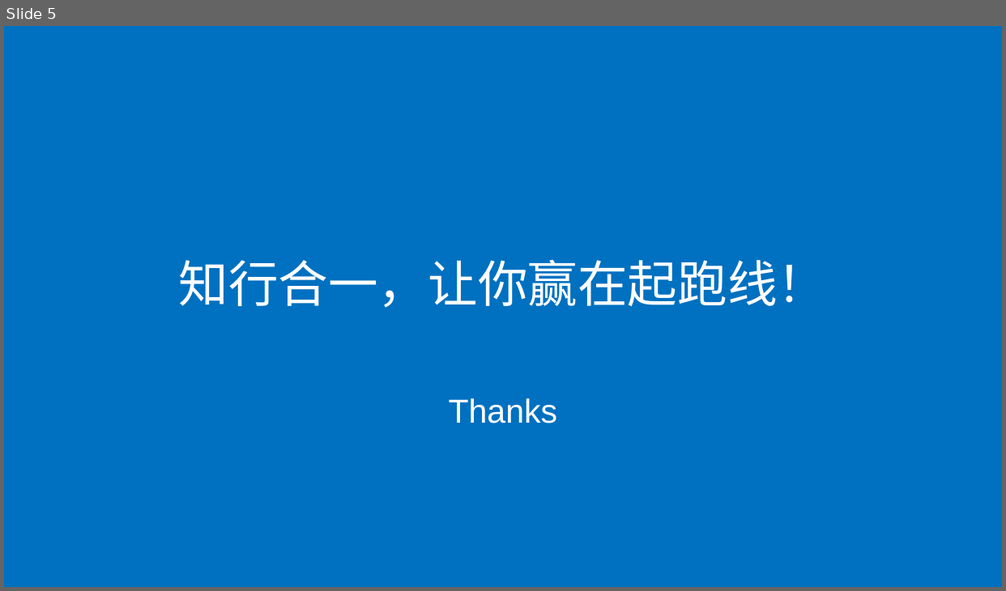
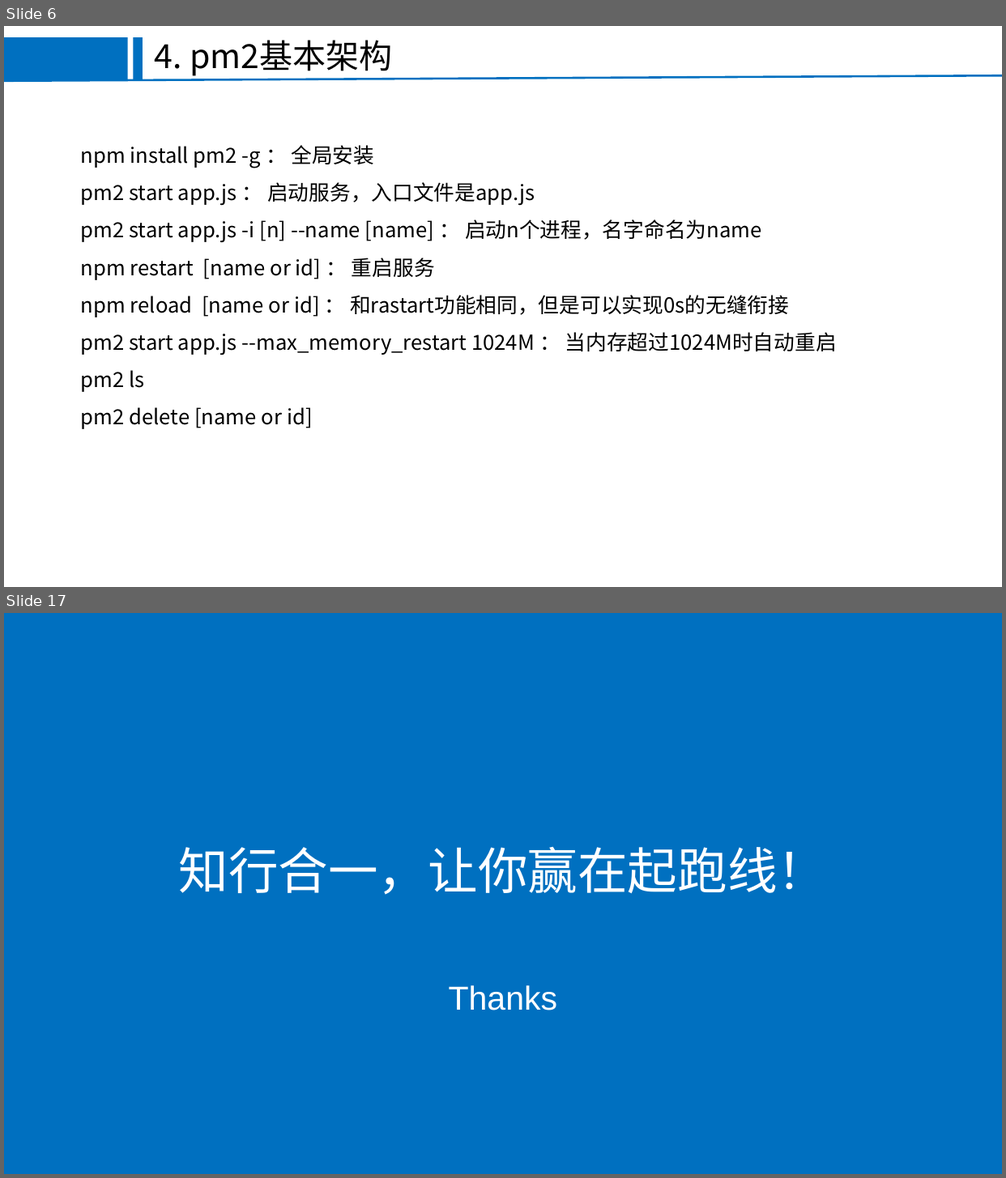
Before and after one commit to FEjohnny/demos, a slide deck: pm2/pm2.pptx. Shown one above the other, each under a label of ours: slide 5 before the commit, slides 6 and 17 after it; the slides between them are not shown. The pictures are 1006x591 and 1006x1178 pixels, drawn with LibreOffice and Linux fonts; fonts in the diff are those of the drawing; background and template pictures are left out. Boxes give left, top, right and bottom in pixels: in the first picture for what was removed or moved away, otherwise in the second. Text is boxed around its words. In the diff, an @@ line names an element or a change of style, - is before the commit and + after.

```diff
--- a/pm2/pm2.pptx
+++ b/pm2/pm2.pptx
@@ slide 6 added at (4, 26, 1002, 587), background #FFFFFF @@
@@ rectangle added at (4, 37, 127, 80), fill #0070C0 @@
@@ rectangle added at (134, 37, 143, 80), fill #0070C0 @@
@@ text added at (155, 40, 393, 76), 32 pt, text #000000 @@
+4. pm2基本架构
@@ line added from (4, 80) to (1002, 75), #0070C0 2 pt @@
@@ text added at (81, 145, 837, 429), 20 pt, text #000000 @@
+npm install pm2 -g ： 全局安装
+pm2 start app.js ： 启动服务，入口文件是app.js
+pm2 start app.js -i [n] --name [name] ： 启动n个进程，名字命名为name
+npm restart [name or id] ： 重启服务
+npm reload [name or id] ： 和rastart功能相同，但是可以实现0s的无缝衔接
+pm2 start app.js --max_memory_restart 1024M ： 当内存超过1024M时自动重启
+pm2 ls
+pm2 delete [name or id]
@@ what was slide 5 is now slide 17 @@
```
Also in this commit, not shown: 3 slides changed, 12 other slides added, 1 slide removed, 10 other files.
